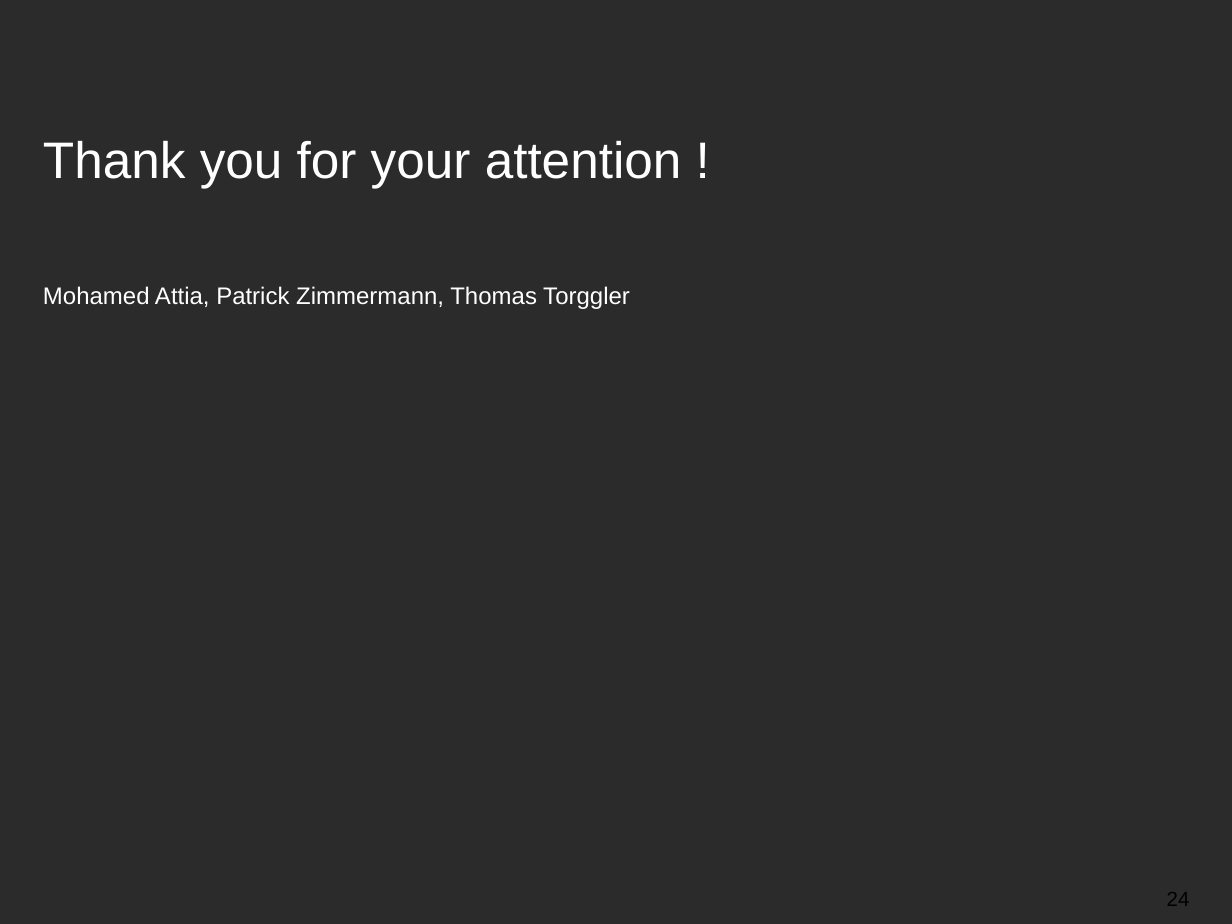
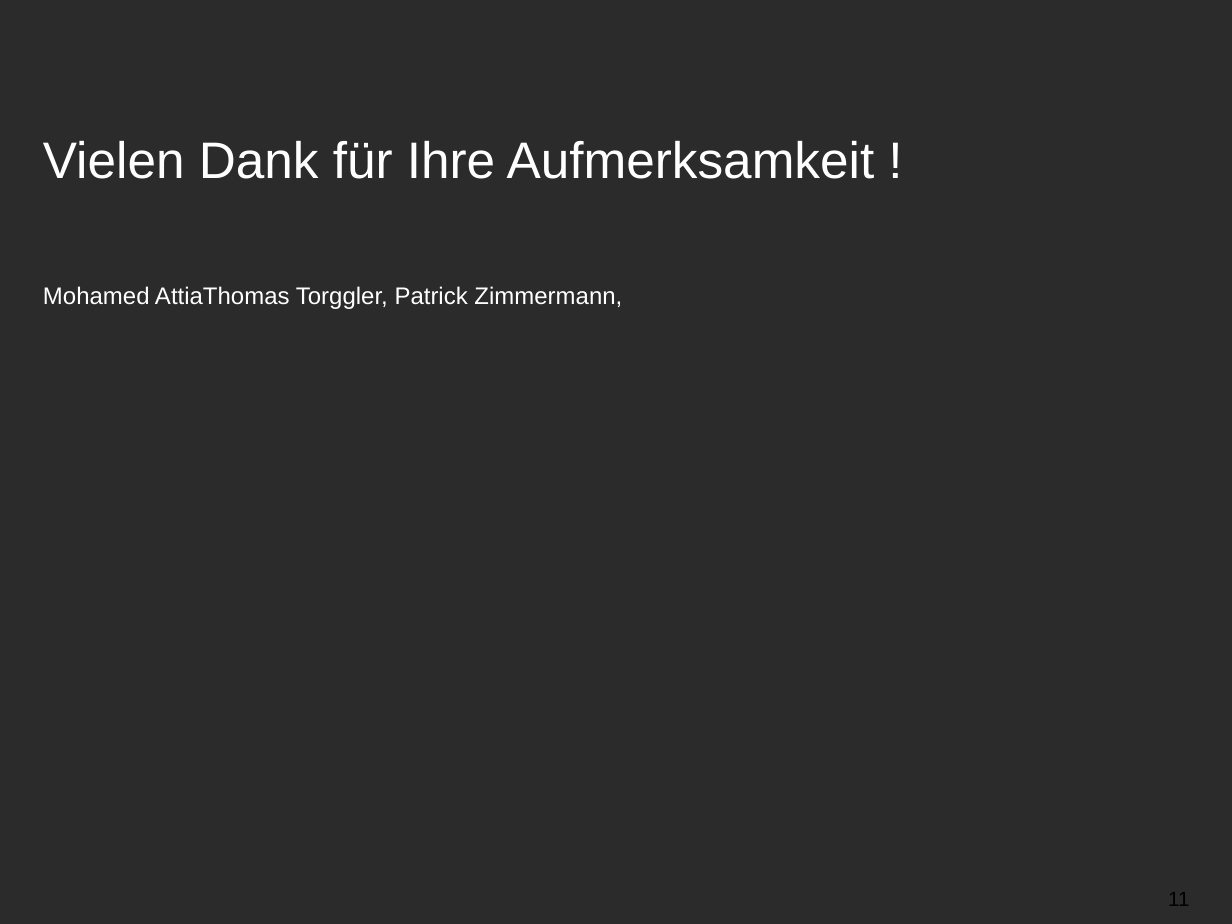
Before and after one commit to PaddlePad/ASP-Peano, a slide deck: slide 11 of Ausarbeitung/präzi.pptx (slide 24 before the commit). Drawn at 1232x924 pixels with LibreOffice and Linux fonts; fonts in the diff are those of the drawing; background and template pictures are left out; a plain dark background stands for a picture behind light text. Boxes give left, top, right and bottom in pixels: in the first picture for what was removed or moved away, otherwise in the second. Text is boxed around its words. In the diff, an @@ line names an element or a change of style, - is before the commit and + after.

```diff
--- a/Ausarbeitung/präzi.pptx
+++ b/Ausarbeitung/präzi.pptx
@@ title at bbox=[43, 141, 875, 179]: text changed @@
-Thank you for your attention !
+Vielen Dank für Ihre Aufmerksamkeit !
@@ text at bbox=[43, 286, 622, 309]: text changed @@
-Mohamed Attia, Patrick Zimmermann, Thomas Torggler
+Mohamed AttiaThomas Torggler, Patrick Zimmermann,
@@ page number at bbox=[1168, 892, 1189, 906]: text changed @@
-24
+11
```
Also in this commit, not shown: 9 other slides changed, 1 slide added, 14 slides removed.
